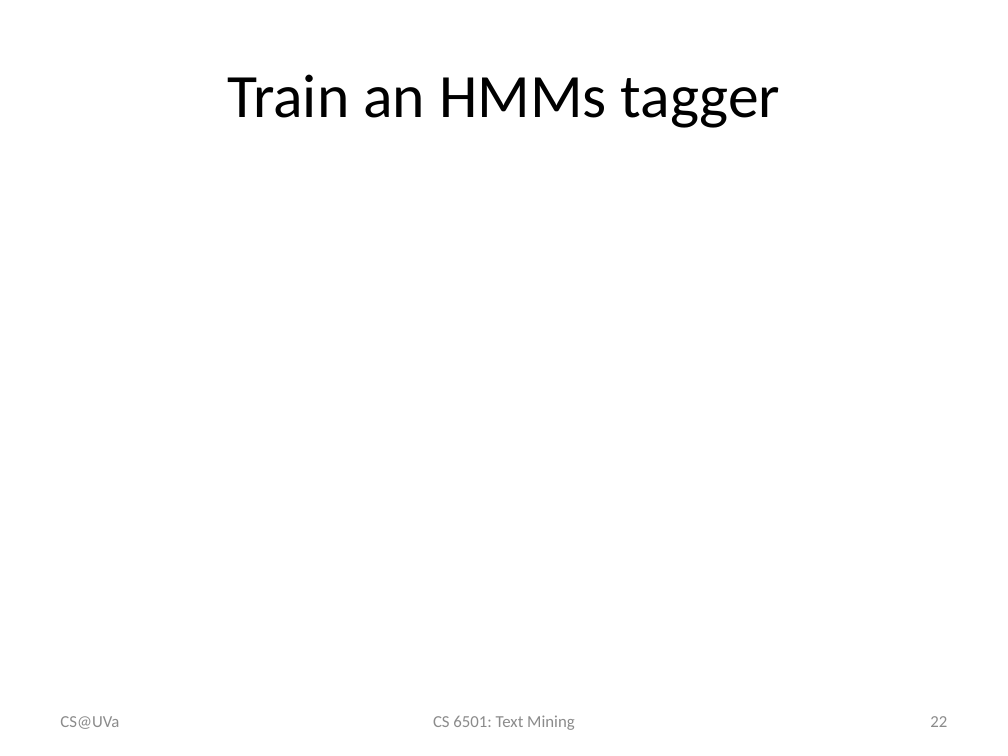
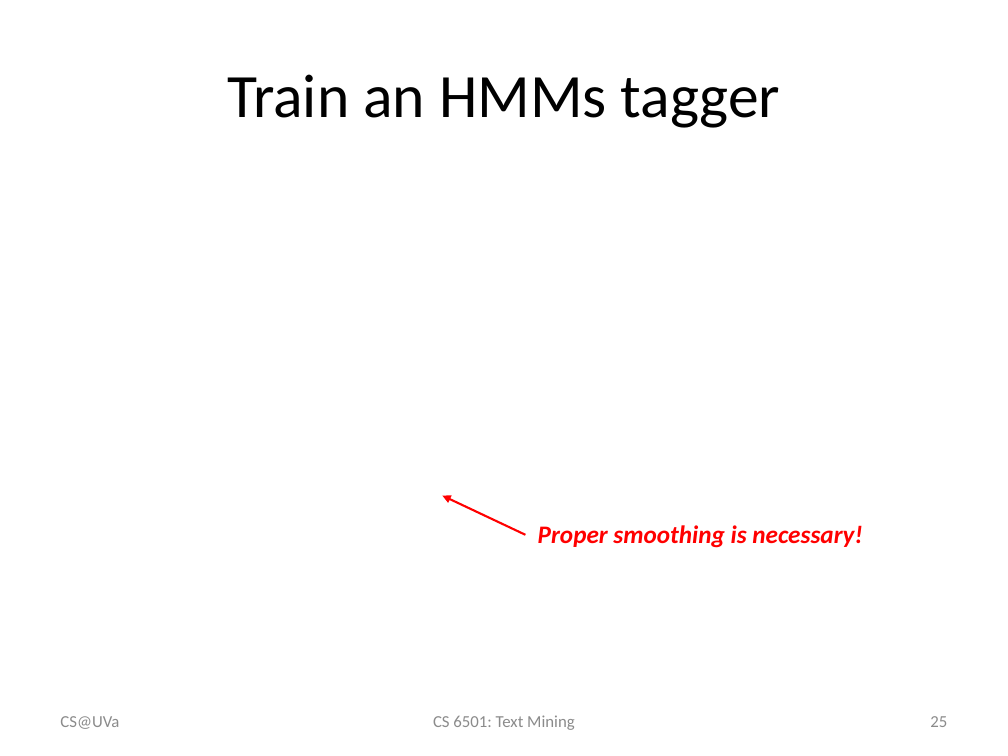
Before and after one commit to wang296/CS6501-Text-Mining, a slide deck: slide 25 of docs/POSTagging-SequenceLabeling.pptx (slide 22 before the commit). Drawn at 1008x756 pixels with LibreOffice and Linux fonts; fonts in the diff are those of the drawing; grey boxes stand for pictures. Boxes give left, top, right and bottom in pixels: in the first picture for what was removed or moved away, otherwise in the second. Text is boxed around its words. In the diff, an @@ line names an element or a change of style, - is before the commit and + after.

```diff
--- a/docs/POSTagging-SequenceLabeling.pptx
+++ b/docs/POSTagging-SequenceLabeling.pptx
@@ arrow added from (525, 535) to (443, 496), #FF0000 1.5 pt @@
@@ text added at box(538, 525, 862, 548), 18 pt, text #FF0000, bold, italic @@
+Proper smoothing is necessary!
@@ page number at box(930, 716, 947, 727): text changed @@
-22
+25
```
Also in this commit, not shown: 7 other slides changed, 5 slides added.
